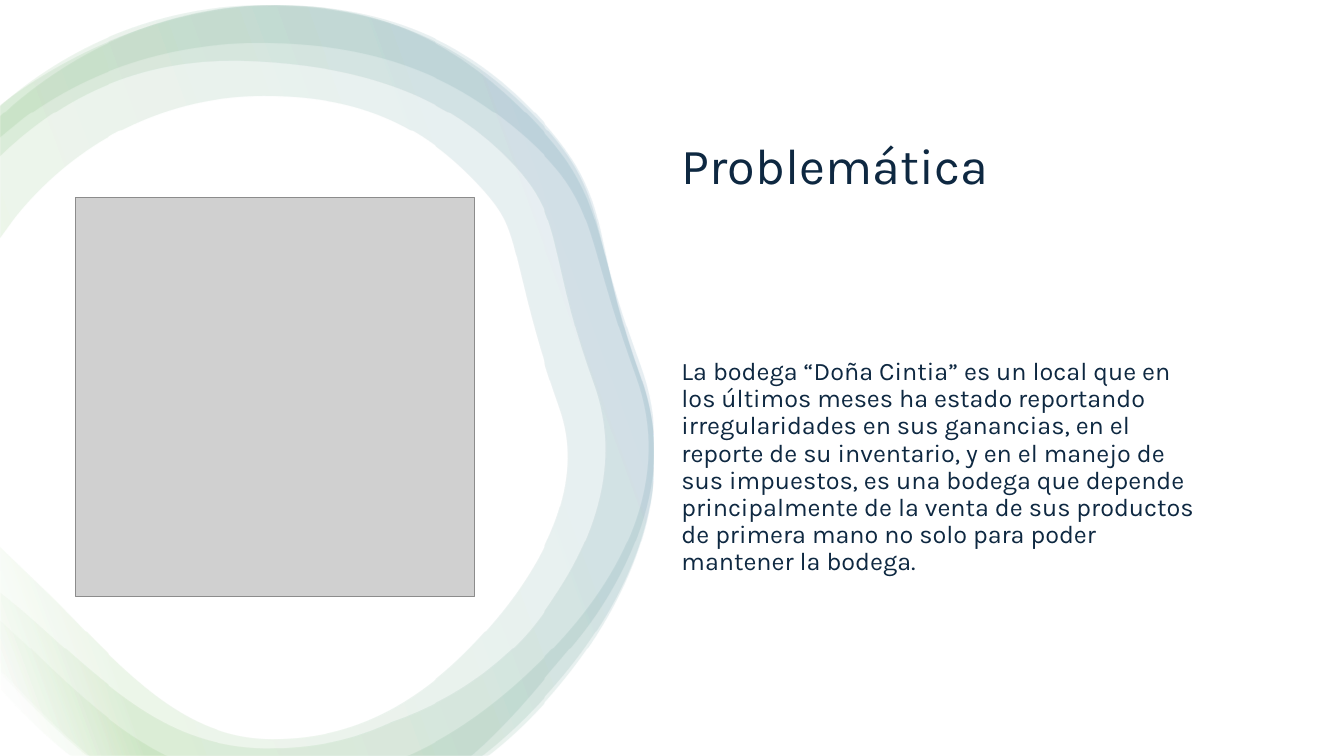
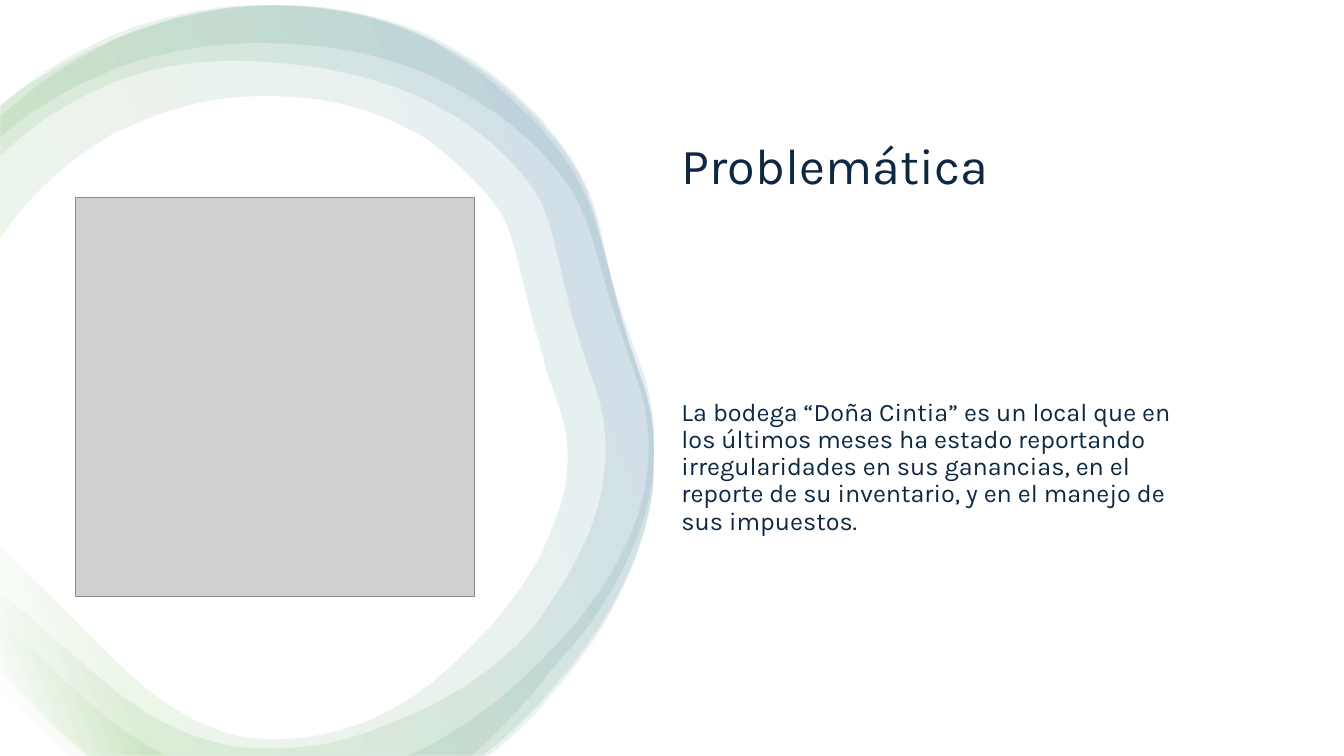
Before and after one commit to Guess2007/FUNDAMENTOS-DE-PROGRAMACION, a slide deck: slide 2 of Caso de la bodega.pptx. Drawn at 1344x756 pixels with LibreOffice and Linux fonts; fonts in the diff are those of the drawing; grey boxes stand for pictures. Boxes give left, top, right and bottom in pixels: in the first picture for what was removed or moved away, otherwise in the second. Text is boxed around its words. In the diff, an @@ line names an element or a change of style, - is before the commit and + after.

```diff
--- a/Caso de la bodega.pptx
+++ b/Caso de la bodega.pptx
@@ text at [681, 403, 1170, 536]: text changed @@
-La bodega “Doña Cintia” es un local que en los últimos meses ha estado reportando irregularidades en sus ganancias, en el reporte de su inventario, y en el manejo de sus impuestos, es una bodega que depende principalmente de la venta de sus productos de primera mano no solo para poder mantener la bodega.
+La bodega “Doña Cintia” es un local que en los últimos meses ha estado reportando irregularidades en sus ganancias, en el reporte de su inventario, y en el manejo de sus impuestos.
```
Also in this commit, not shown: 3 other slides changed, 2 other files.
